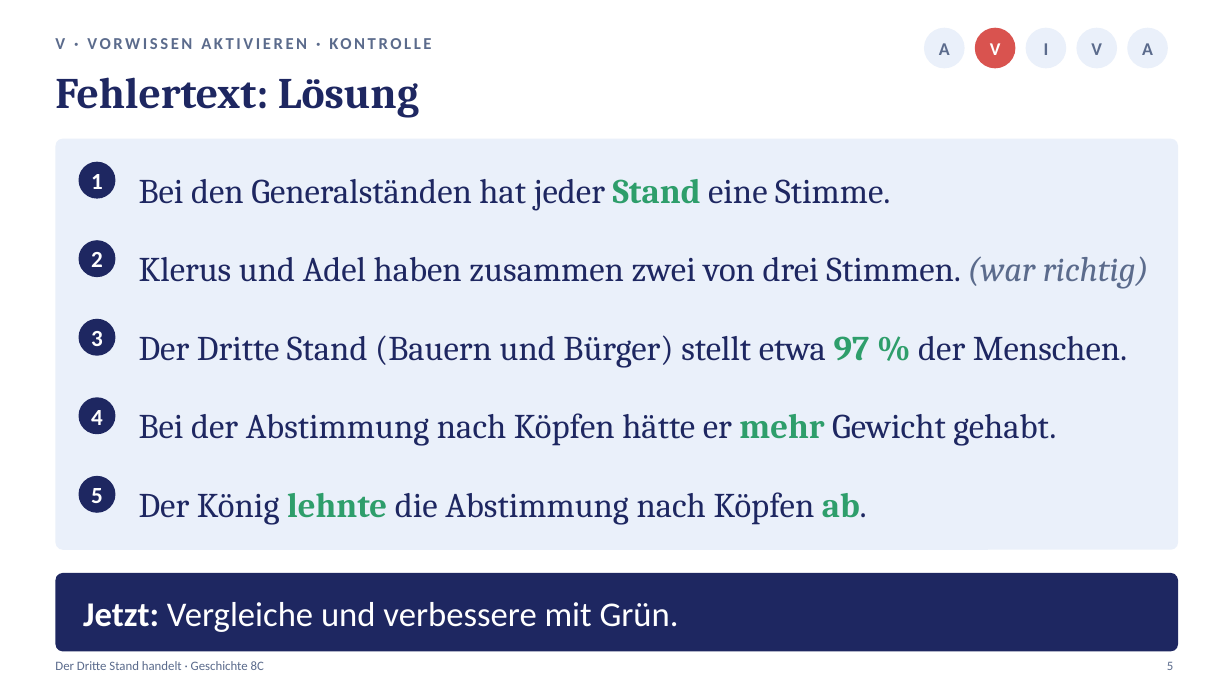
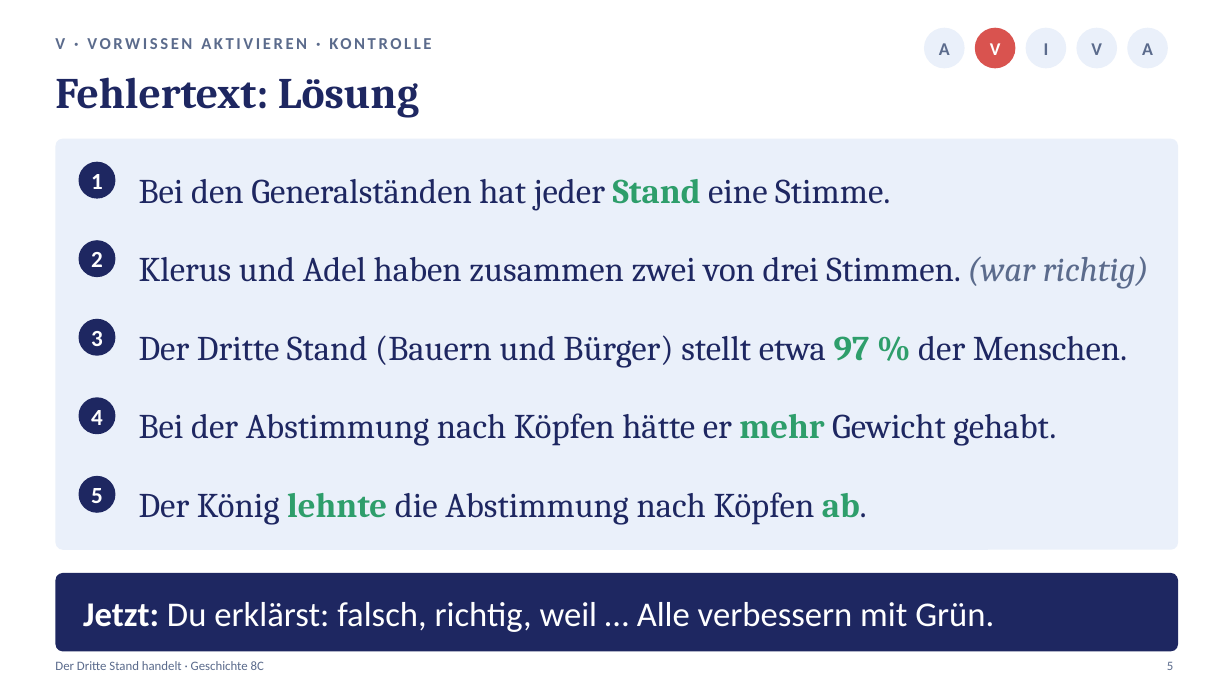
Before and after one commit to golzkonstantin-gif/Schule, a slide deck: slide 5 of Geschichte_8/Stunde2_Nationalversammlung/Praesentation_Stunde2_Nationalversammlung.pptx. Drawn at 1232x693 pixels with LibreOffice and Linux fonts; fonts in the diff are those of the drawing. Boxes give left, top, right and bottom in pixels: in the first picture for what was removed or moved away, otherwise in the second. Text is boxed around its words. In the diff, an @@ line names an element or a change of style, - is before the commit and + after.

```diff
--- a/Geschichte_8/Stunde2_Nationalversammlung/Praesentation_Stunde2_Nationalversammlung.pptx
+++ b/Geschichte_8/Stunde2_Nationalversammlung/Praesentation_Stunde2_Nationalversammlung.pptx
@@ text at (x1=83, y1=602, x2=994, y2=632): text changed @@
-Jetzt: Vergleiche und verbessere mit Grün.
+Jetzt: Du erklärst: falsch, richtig, weil … Alle verbessern mit Grün.
```
Also in this commit, not shown: 2 other slides changed, 6 other files.
